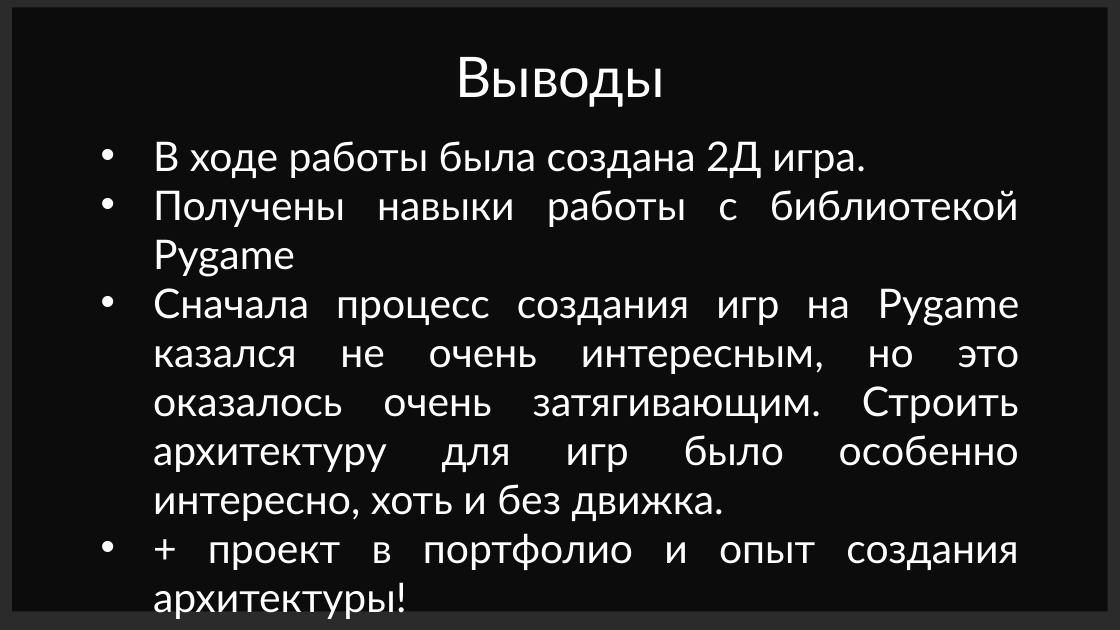
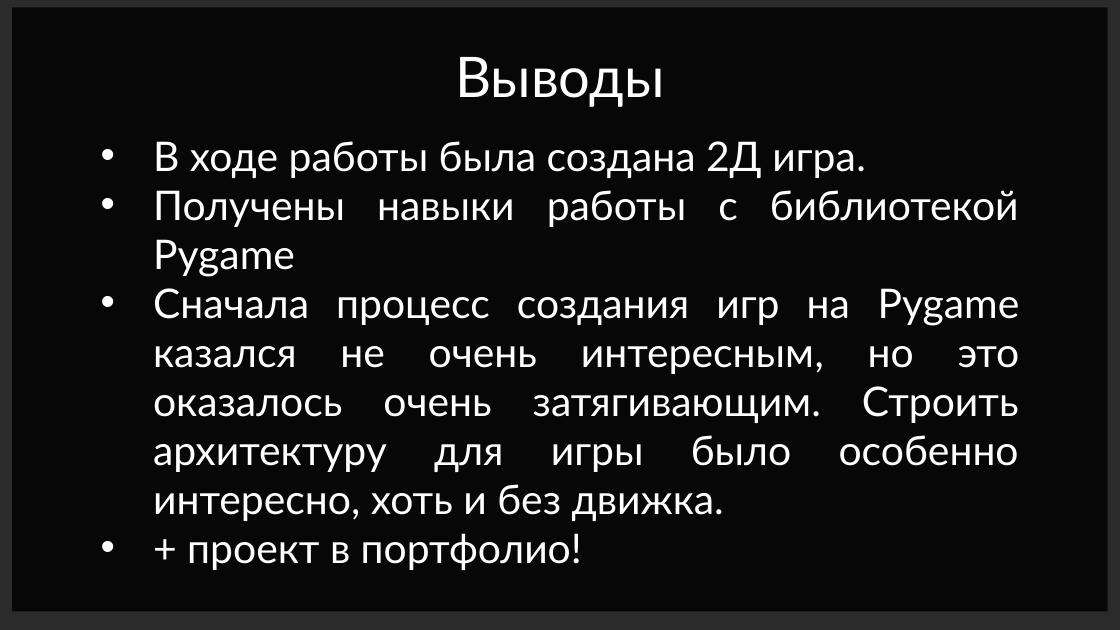
Before and after one commit to fivan999/Kings-and-Pigs, a slide deck: slide 9 of Kings and pigs.pptx (slide 5 before the commit). Drawn at 1120x630 pixels with LibreOffice and Linux fonts; fonts in the diff are those of the drawing; background and template pictures are left out; a plain dark background stands for a picture behind light text. Boxes give left, top, right and bottom in pixels: in the first picture for what was removed or moved away, otherwise in the second. Text is boxed around its words. In the diff, an @@ line names an element or a change of style, - is before the commit and + after.

Commit message:
fixed presentation

```diff
--- a/Kings and pigs.pptx
+++ b/Kings and pigs.pptx
@@ rectangle at box(13, 8, 1108, 612): fill #000000 at 70% opacity to #000000 at 82% opacity @@
@@ text at box(153, 288, 1020, 521): text changed @@
-• Сначала процесс создания игр на Pygame казался не очень интересным, но это оказалось очень затягивающим. Строить архитектуру для игр было особенно интересно, хоть и без движка.
-• + проект в портфолио и опыт создания архитектуры!
+• Сначала процесс создания игр на Pygame казался не очень интересным, но это оказалось очень затягивающим. Строить архитектуру для игры было особенно интересно, хоть и без движка.
+• + проект в портфолио!
```
Also in this commit, not shown: 5 other slides changed, 4 slides added, 4 other files.
